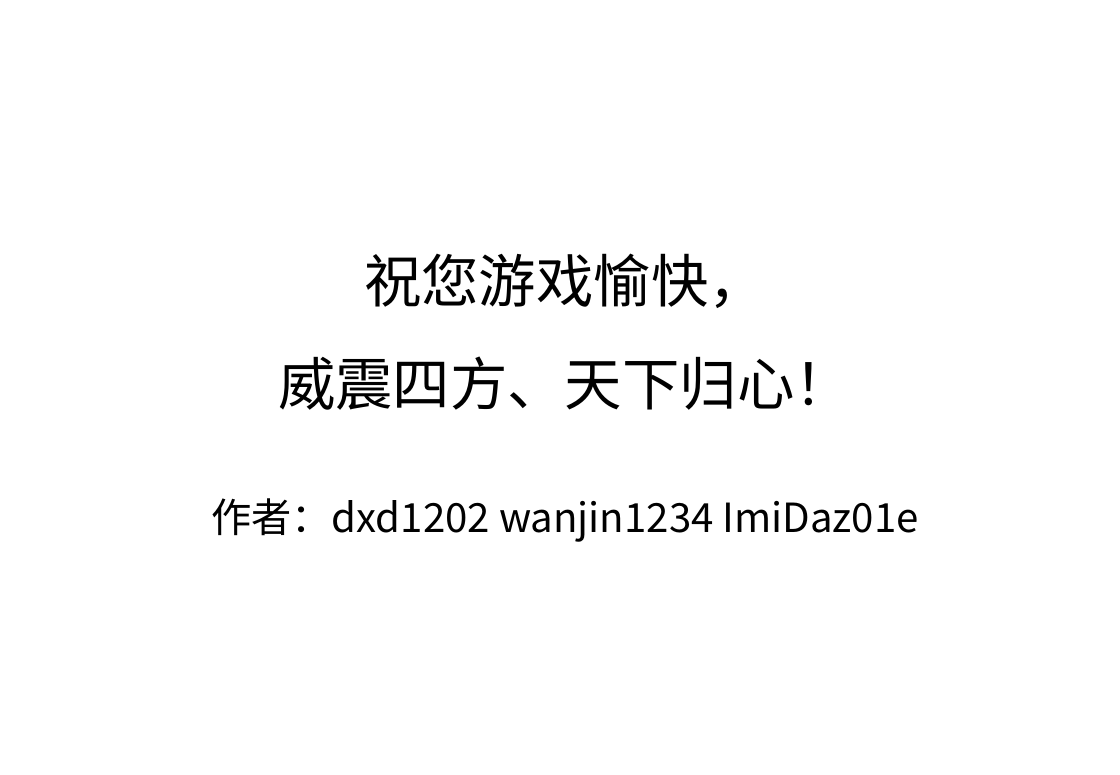
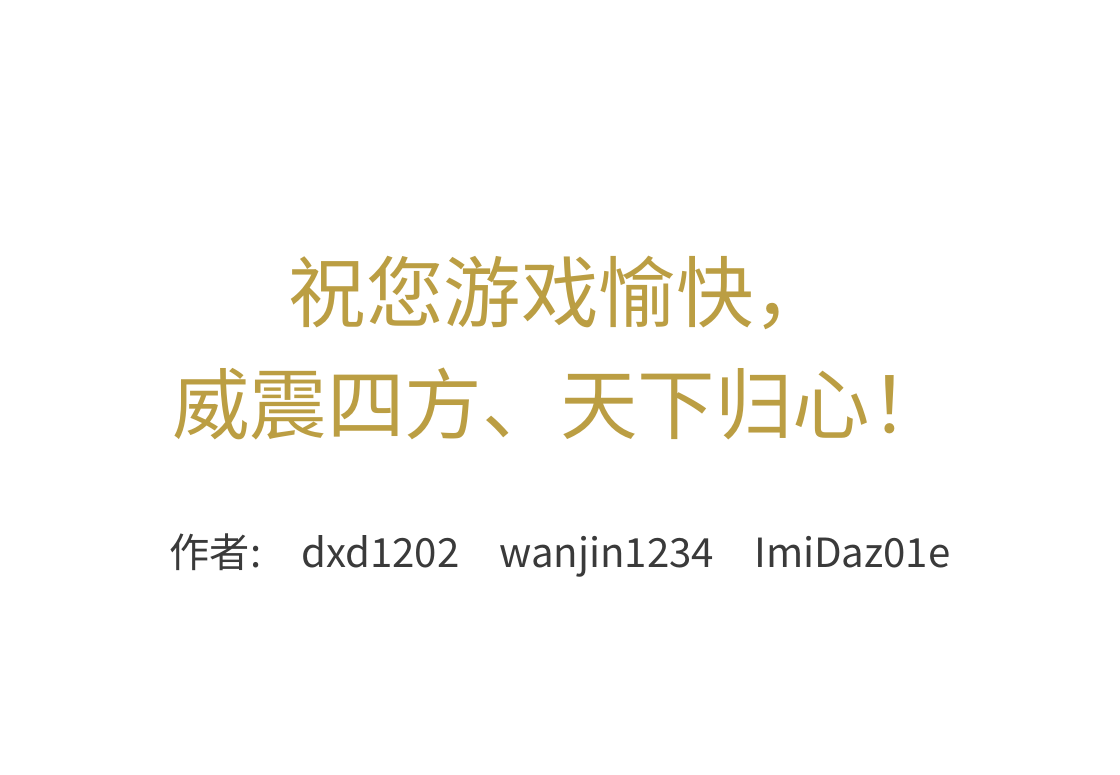
Before and after one commit to wanjin1234/three_kingdoms, a slide deck: slide 13 of game_rule.pptx. Drawn at 1120x775 pixels with LibreOffice and Linux fonts; fonts in the diff are those of the drawing; background and template pictures are left out. Boxes give left, top, right and bottom in pixels: in the first picture for what was removed or moved away, otherwise in the second. Text is boxed around its words. In the diff, an @@ line names an element or a change of style, - is before the commit and + after.

```diff
--- a/game_rule.pptx
+++ b/game_rule.pptx
@@ text "祝您游戏愉快， 威震四方、天下归心！": place and size @@
-text "祝您游戏愉快， 威震四方、天下归心！" at (211,253,919,542)
+text "祝您游戏愉快， 威震四方、天下归心！" at (170,255,950,577)
@@ text at (172,255,947,440): size 40 to 54 pt, font Noto Sans CJK JP to Noto Sans CJK SC, text colour #000000 to #BB9E43, letter spacing 0 to -64 pt in "祝您游戏愉快， 威震四方、天下归心！"; line spacing 1.5 to 1.2; more space between paragraphs @@
@@ text at (170,533,950,577): text changed; text colour #000000 to #3A3A3A @@
-作者：dxd1202 wanjin1234 ImiDaz01e
+作者: dxd1202 wanjin1234 ImiDaz01e
```
Also in this commit, not shown: 4 other slides changed.
